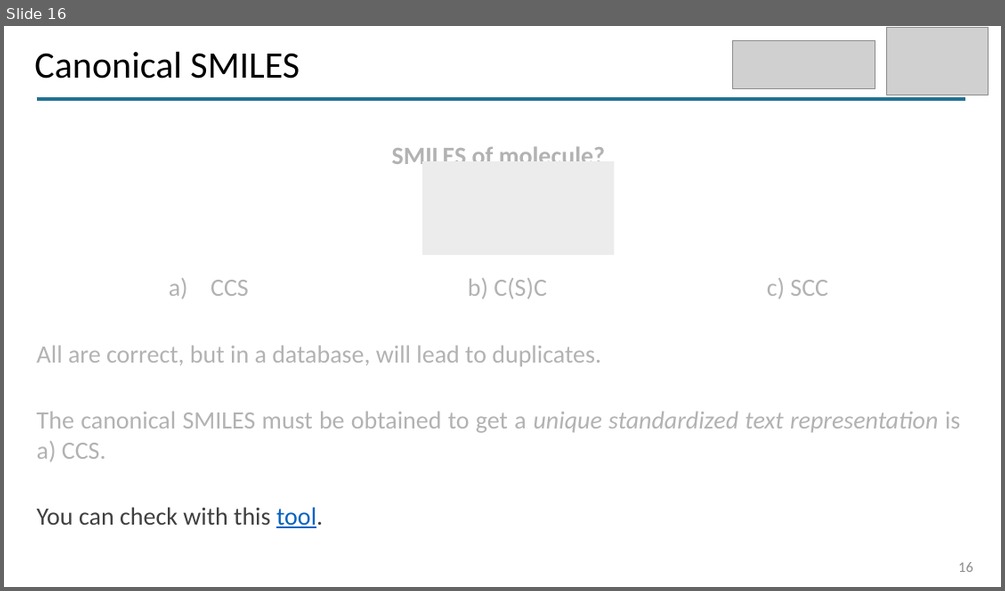
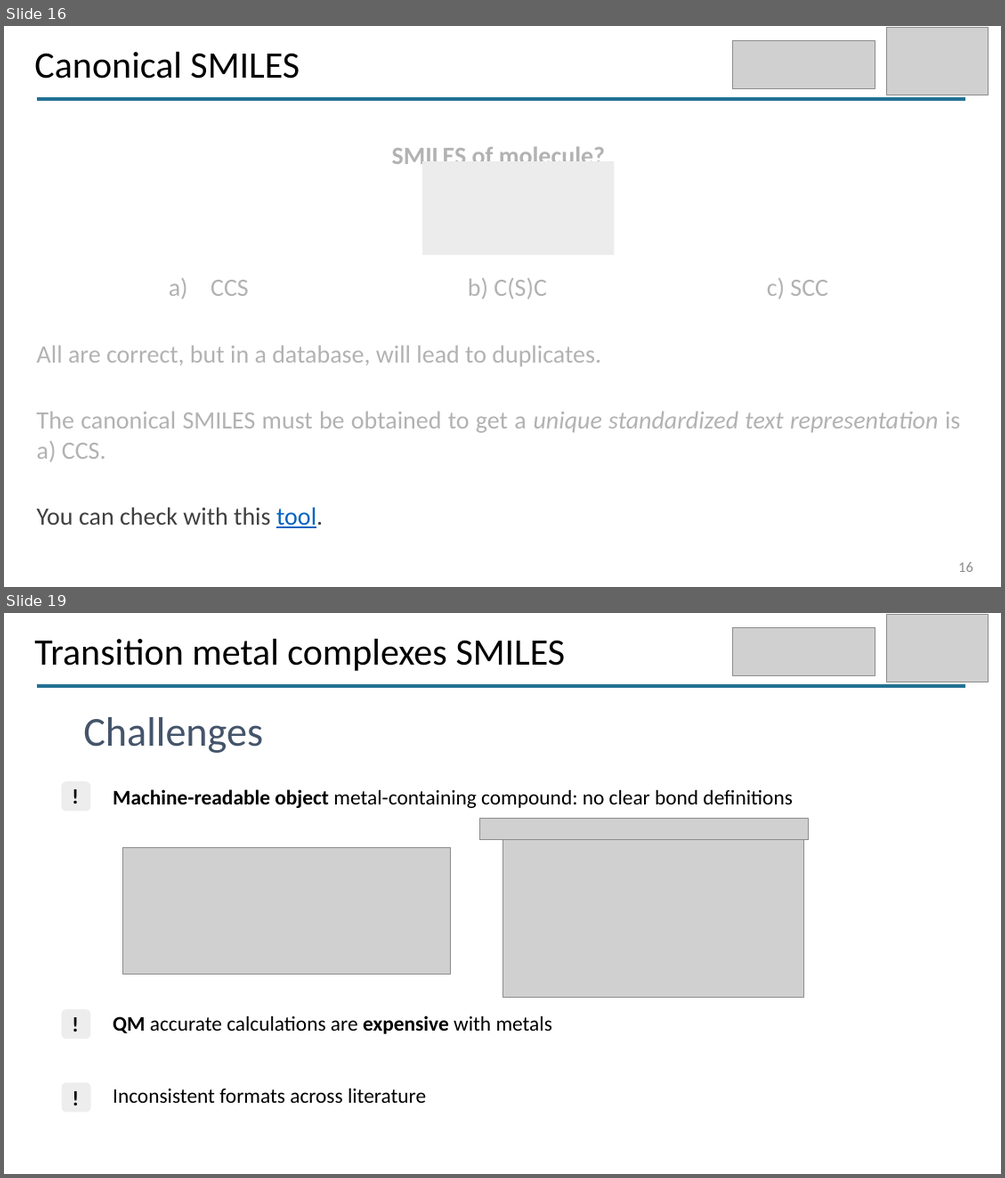
Before and after one commit to camlcworkshop/camlcworkshop.github.io, a slide deck: Sessions/Moran/Introduction_to_cheminformatics.pptx. Shown one above the other, each under a label of ours: slide 16 before the commit, slides 16 and 19 after it; the slides between them are not shown. The pictures are 1005x591 and 1005x1178 pixels, drawn with LibreOffice and Linux fonts; fonts in the diff are those of the drawing; grey boxes stand for pictures. Boxes give left, top, right and bottom in pixels: in the first picture for what was removed or moved away, otherwise in the second. Text is boxed around its words. In the diff, an @@ line names an element or a change of style, - is before the commit and + after.

```diff
--- a/Sessions/Moran/Introduction_to_cheminformatics.pptx
+++ b/Sessions/Moran/Introduction_to_cheminformatics.pptx
@@ slide 19 added at bbox=[4, 613, 1001, 1174], background #FFFFFF @@
@@ text added at bbox=[34, 639, 566, 671], 36 pt, text #000000 @@
+Transition metal complexes SMILES
@@ picture added at bbox=[733, 628, 876, 676] @@
@@ picture added at bbox=[886, 614, 988, 682] @@
@@ line added from (37, 686) to (966, 686), #237194 3 pt @@
@@ title added at bbox=[83, 717, 263, 753], 39.6 pt, text #44546A @@
+Challenges
@@ rounded rectangle added at bbox=[62, 781, 90, 811], fill #EDEDED @@
@@ text added at bbox=[65, 779, 88, 812], 20 pt, text #000000, bold @@
+!
@@ text added at bbox=[113, 789, 792, 808], 20 pt, text #000000 @@
+Machine-readable object metal-containing compound: no clear bond definitions
@@ picture added at bbox=[479, 818, 808, 840] @@
@@ picture added at bbox=[122, 847, 451, 973] @@
@@ picture added at bbox=[502, 835, 803, 997] @@
@@ rounded rectangle added at bbox=[62, 1009, 90, 1038], fill #EDEDED @@
@@ text added at bbox=[65, 1008, 88, 1041], 20 pt, text #000000, bold @@
+!
@@ text added at bbox=[113, 1015, 552, 1034], 20 pt, text #000000 @@
+QM accurate calculations are expensive with metals
@@ rounded rectangle added at bbox=[62, 1083, 90, 1111], fill #EDEDED @@
@@ text added at bbox=[65, 1081, 88, 1114], 20 pt, text #000000, bold @@
+!
@@ text added at bbox=[113, 1087, 426, 1103], 20 pt, text #000000 @@
+Inconsistent formats across literature
```
Also in this commit, not shown: 1 slide changed, 2 other slides added, 17 other files.
